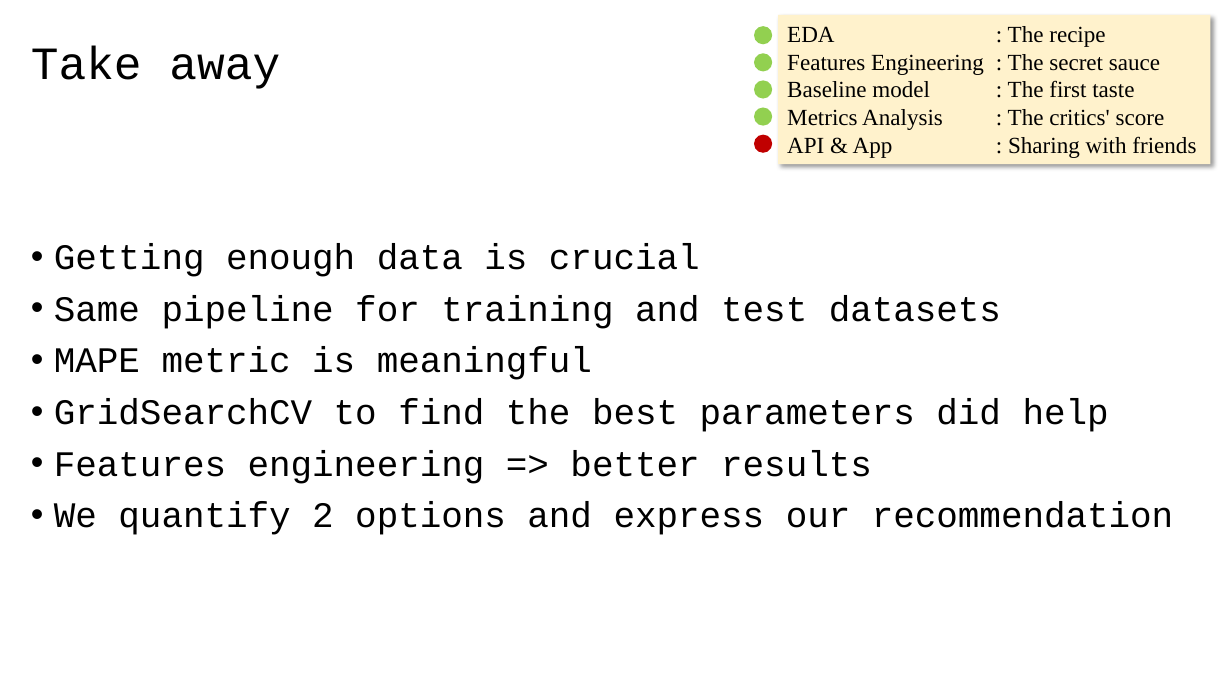
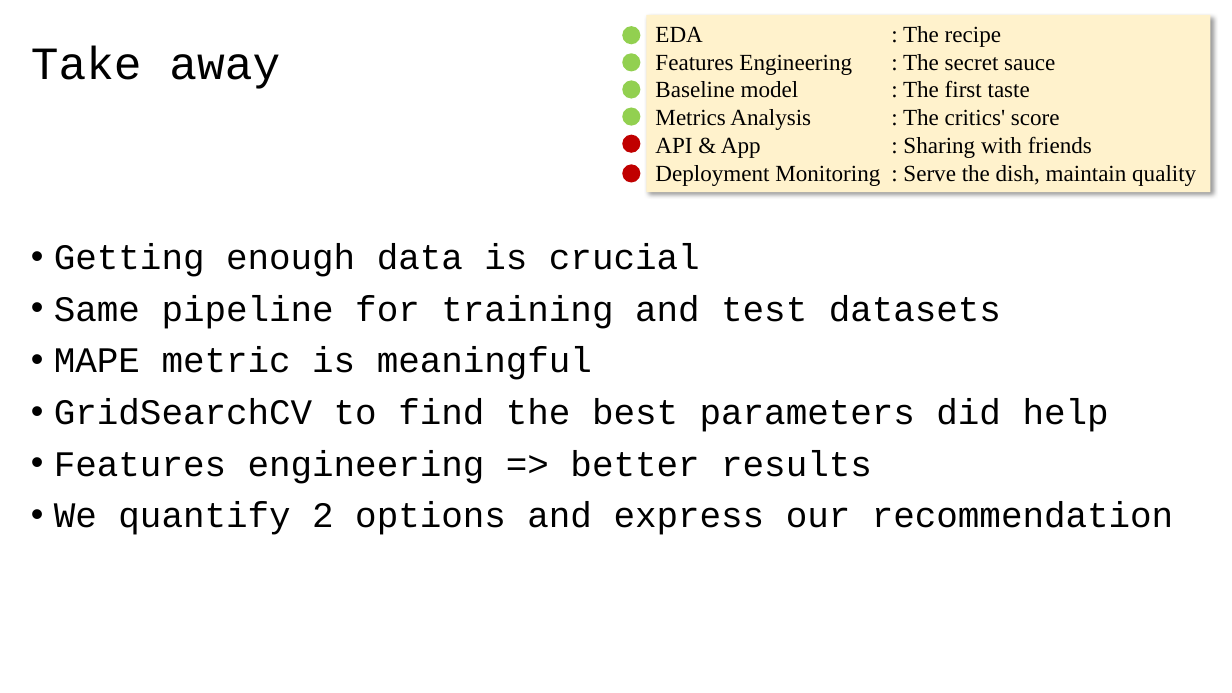
Before and after one commit to 40tude/02_Data-Science_Fullstack_march_2024, a slide deck: slide 10 of 05_supervised_ML/98_Project_Walmart/01_walmart_project.pptx. Drawn at 1232x693 pixels with LibreOffice and Linux fonts; fonts in the diff are those of the drawing. Boxes give left, top, right and bottom in pixels: in the first picture for what was removed or moved away, otherwise in the second. Text is boxed around its words. In the diff, an @@ line names an element or a change of style, - is before the commit and + after.

```diff
--- a/05_supervised_ML/98_Project_Walmart/01_walmart_project.pptx
+++ b/05_supervised_ML/98_Project_Walmart/01_walmart_project.pptx
@@ rectangle "EDA : The recipe": place and size @@
-rectangle "EDA : The recipe" at bbox=[778, 15, 1211, 165]
+rectangle "EDA : The recipe" at bbox=[647, 15, 1211, 192]
@@ 5 ellipses: place and size @@
-5 ellipses at bbox=[754, 26, 773, 153]
+5 ellipses at bbox=[622, 26, 640, 153]
@@ ellipse added at bbox=[622, 165, 640, 183], fill #C00000 @@
@@ text in rectangle at bbox=[655, 165, 1196, 186]: paragraph added @@
+Deployment Monitoring : Serve the dish, maintain quality
```
Also in this commit, not shown: 5 other files.
